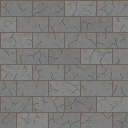
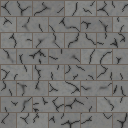
Layer changes from the first 128px x 128px image to the second:
added layer "bg #2" (45%) above "bg #1" over [0, 0, 128, 128]
"bg #1": opacity 18% → 41%, unmasked it over [1, 1, 128, 128]
